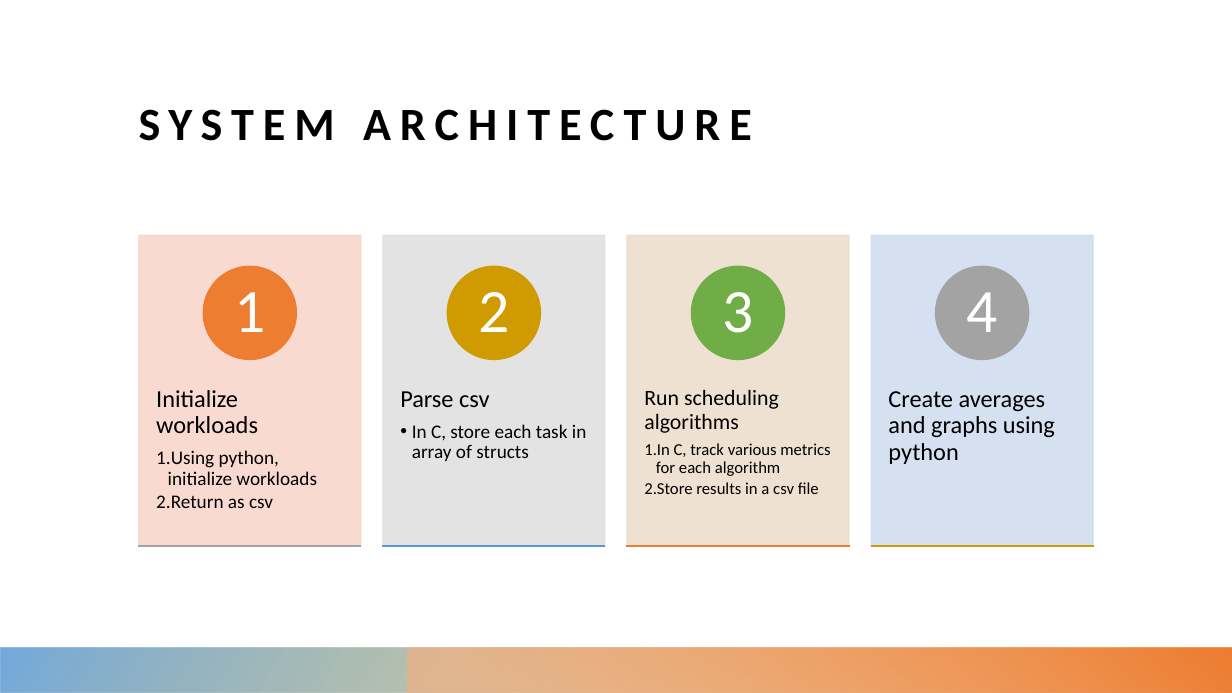
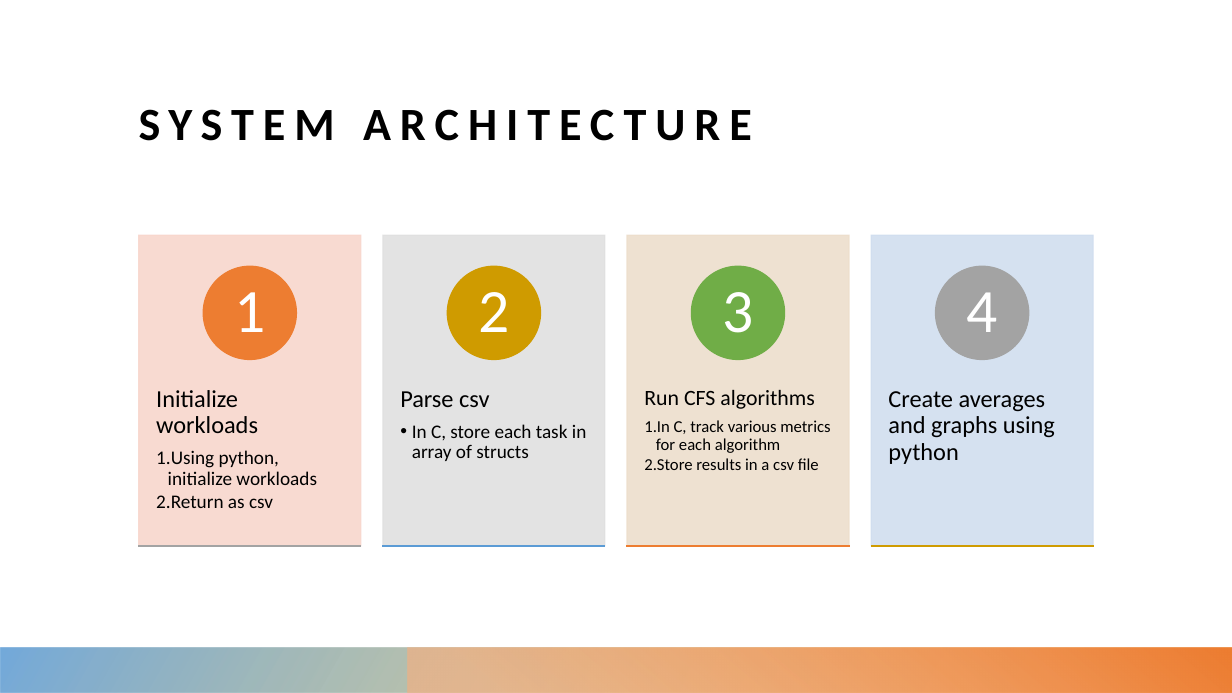
Before and after one commit to nathandekeyrel/os-final-proj, a slide deck: slide 15 of presentation/OS Final Presentation.pptx (slide 14 before the commit). Drawn at 1232x693 pixels with LibreOffice and Linux fonts; fonts in the diff are those of the drawing. Boxes give left, top, right and bottom in pixels: in the first picture for what was removed or moved away, otherwise in the second. Text is boxed around its words. In the diff, an @@ line names an element or a change of style, - is before the commit and + after.

```diff
--- a/presentation/OS Final Presentation.pptx
+++ b/presentation/OS Final Presentation.pptx
@@ text at <box>644,390,814,409</box>: text changed @@
-Run scheduling algorithms
+Run CFS algorithms
```
Also in this commit, not shown: 6 other slides changed, 2 slides added, 3 slides removed, 11 other files.
